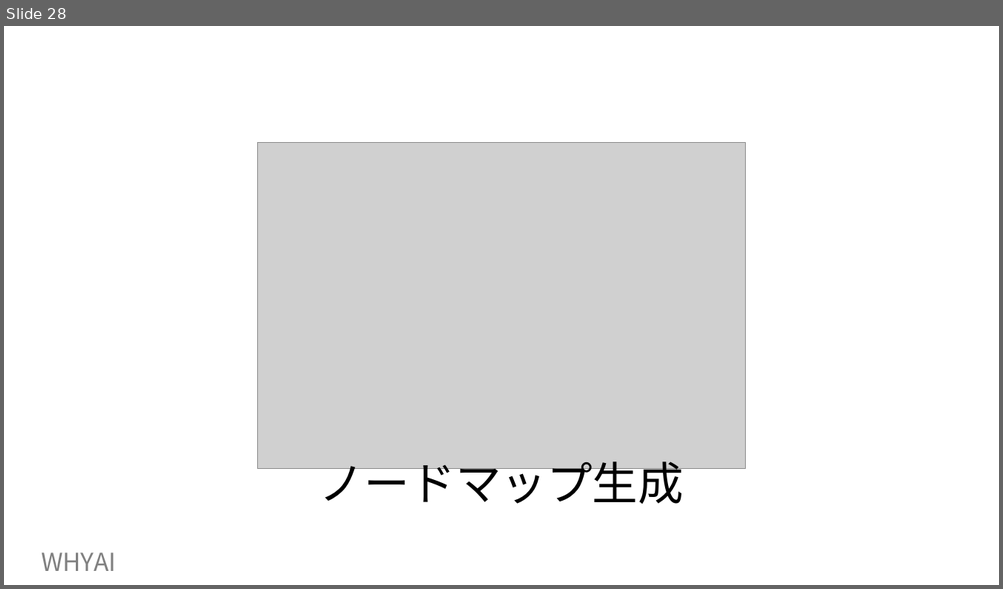
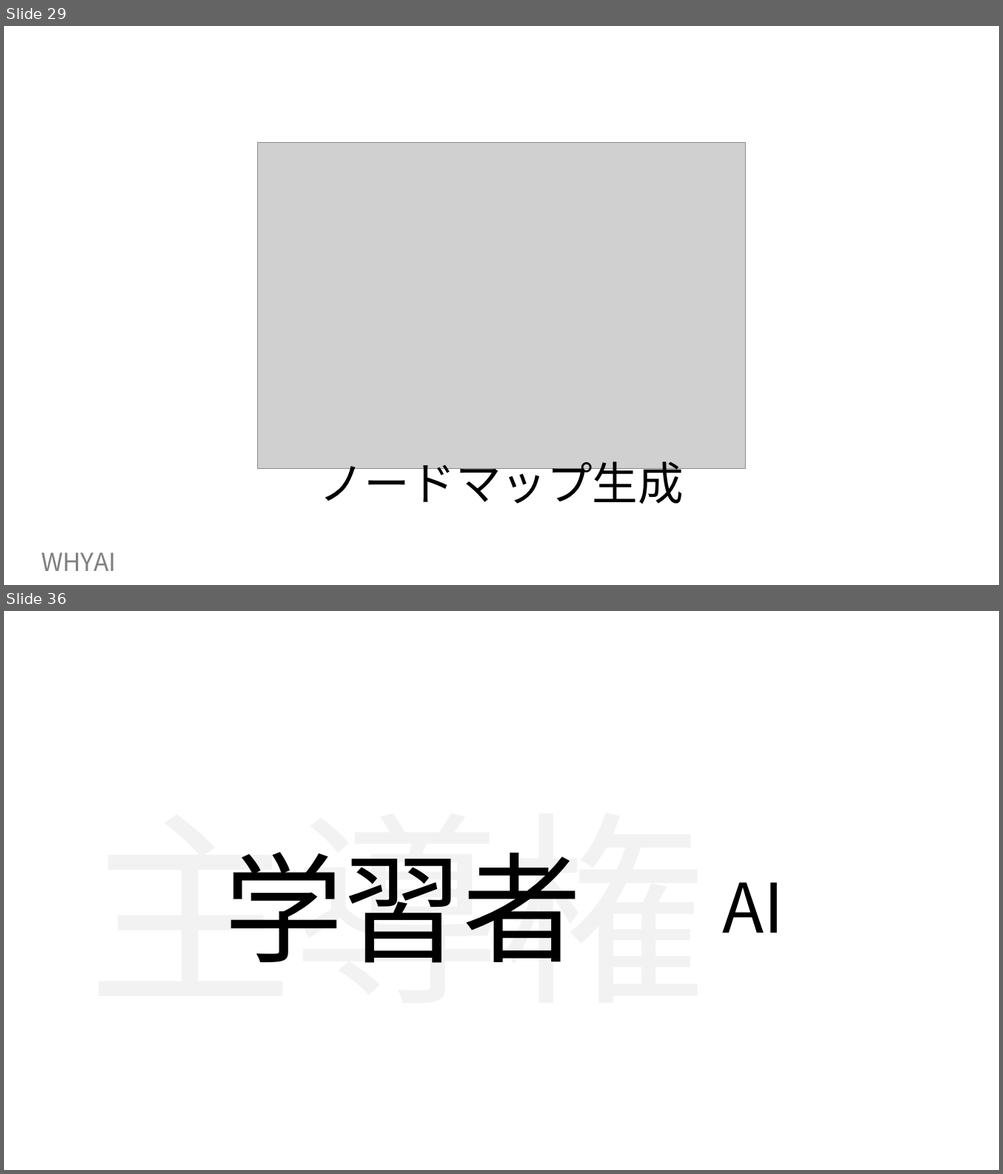
Before and after one commit to ishiomaru/WHYAI, a slide deck: docs/docs-new/WHYAI slide1.pptx. Shown one above the other, each under a label of ours: slide 28 before the commit, slides 29 and 36 after it; the slides between them are not shown. The pictures are 1003x589 and 1003x1174 pixels, drawn with LibreOffice and Linux fonts; fonts in the diff are those of the drawing; grey boxes stand for pictures. Boxes give left, top, right and bottom in pixels: in the first picture for what was removed or moved away, otherwise in the second. Text is boxed around its words. In the diff, an @@ line names an element or a change of style, - is before the commit and + after.

```diff
--- a/docs/docs-new/WHYAI slide1.pptx
+++ b/docs/docs-new/WHYAI slide1.pptx
@@ slide 36 added at bbox=[4, 611, 999, 1170], background #FFFFFF @@
@@ text added at bbox=[88, 852, 706, 963], 199 pt, text #F2F2F2 @@
+主導権
@@ text added at bbox=[224, 852, 581, 963], 115 pt, text #000000 @@
+学習者
@@ text added at bbox=[723, 883, 784, 933], 66 pt, text #000000 @@
+AI
@@ what was slide 28 is now slide 29 @@
```
Also in this commit, not shown: 2 slides changed, 18 other slides added, 1 slide removed, 2 other files.
